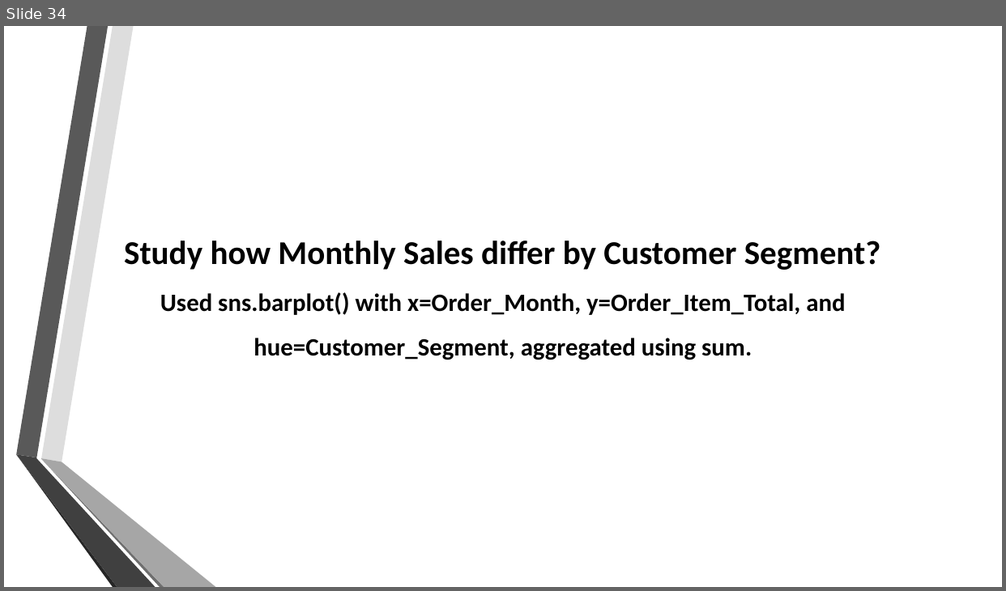
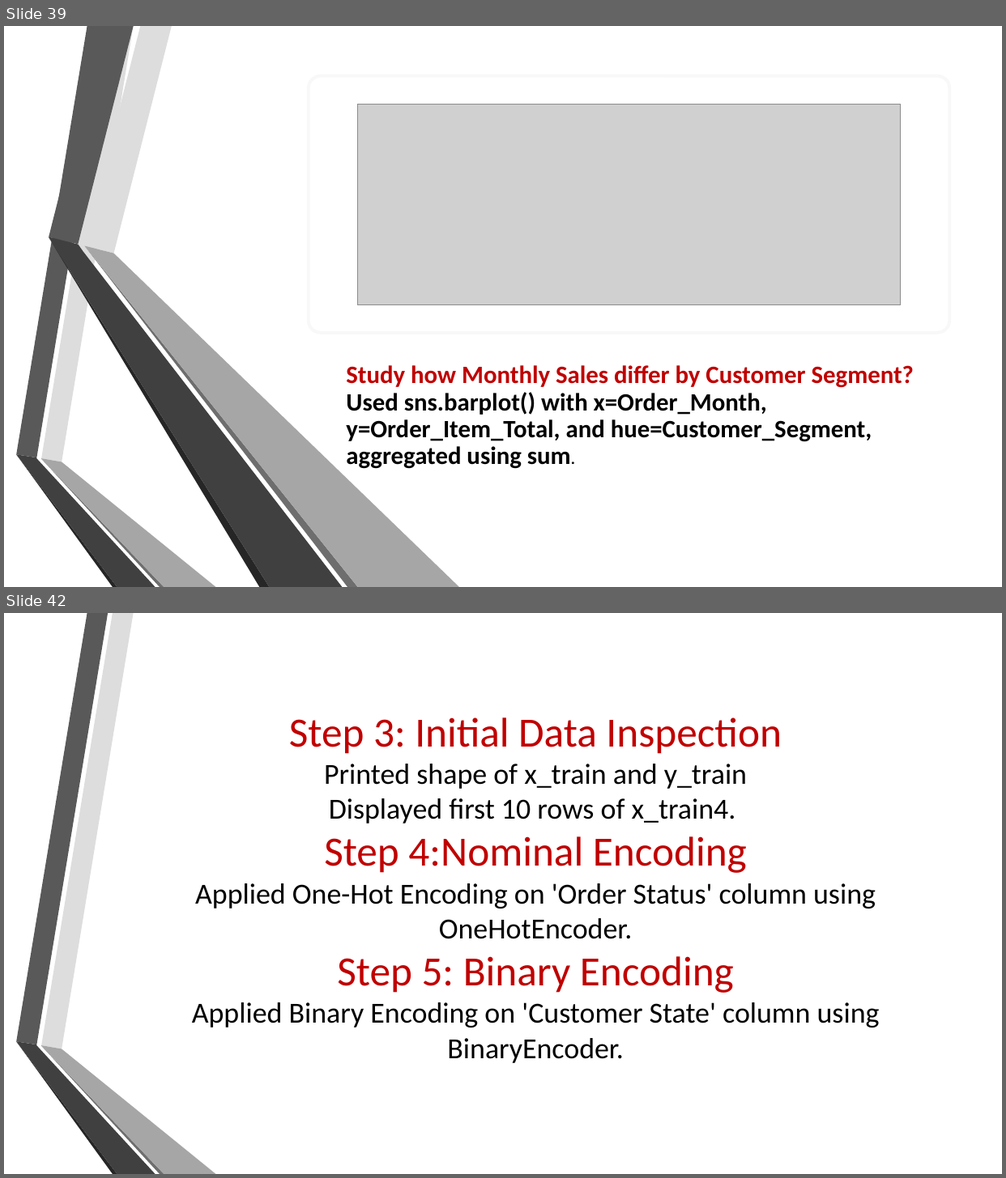
Before and after one commit to mariam530/supply-chain-project, a slide deck: New Microsoft PowerPoint Presentation.pptx. Shown one above the other, each under a label of ours: slide 34 before the commit, slides 39 and 42 after it; the slides between them are not shown. The pictures are 1006x591 and 1006x1178 pixels, drawn with LibreOffice and Linux fonts; fonts in the diff are those of the drawing; grey boxes stand for pictures; background and template pictures are left out. Boxes give left, top, right and bottom in pixels: in the first picture for what was removed or moved away, otherwise in the second. Text is boxed around its words. In the diff, an @@ line names an element or a change of style, - is before the commit and + after.

```diff
--- a/New Microsoft PowerPoint Presentation.pptx
+++ b/New Microsoft PowerPoint Presentation.pptx
@@ slide 42 added at [4,613,1002,1174], background picture (left out); not listed: 6 template elements that a slide beside it also shows @@
@@ title added at [192,717,880,1063], 28 pt, text #000000 @@
+Step 3: Initial Data Inspection
+Printed shape of x_train and y_train
+Displayed first 10 rows of x_train4.
+Step 4:Nominal Encoding
+Applied One-Hot Encoding on 'Order Status' column using OneHotEncoder.
+Step 5: Binary Encoding
+Applied Binary Encoding on 'Customer State' column using BinaryEncoder.
@@ what was slide 34 is now slide 39 @@
@@ slide 39 changed as well @@
@@ rounded rectangle added at [309,76,950,333], fill #FFFFFF, outline #BABABA 3 pt @@
@@ picture added at [357,104,900,305] @@
@@ group added at [49,26,460,587]: 6 freeform shapes @@
@@ title "Study how Monthly Sales differ ...": place and size @@
-title "Study how Monthly Sales differ ..." at [124,241,881,361]
+title "Study how Monthly Sales differ ..." at [346,365,914,469]
@@ title "Study how Monthly Sales differ ..." at [346,365,914,469]: size 32 to 24 pt, text colour #000000 to #C00000 in "Study how Monthly Sales differ by Customer ..."; size 24 to 15 pt in "sum."; alignment centre to left; line spacing 1.5 to 0.9; vertical alignment middle to bottom @@
```
Also in this commit, not shown: 9 other slides changed, 10 other slides added.
